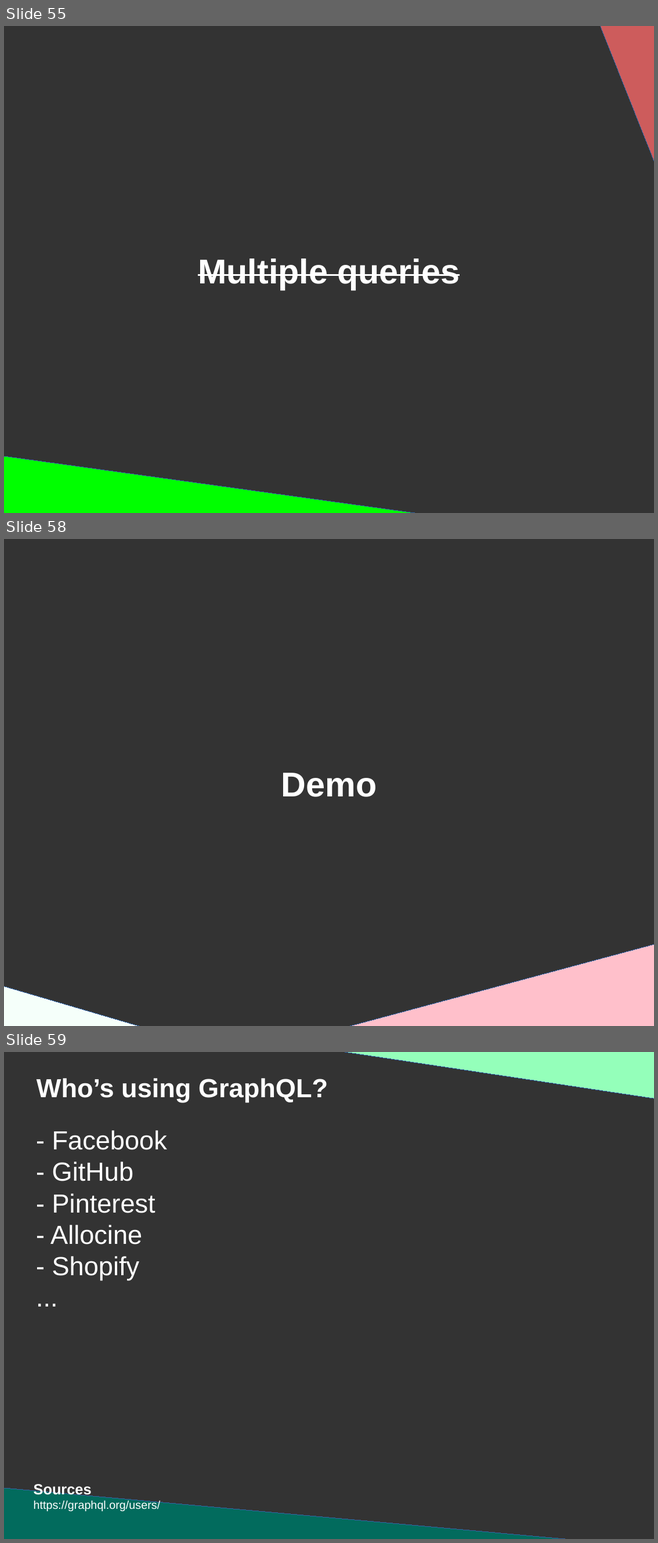
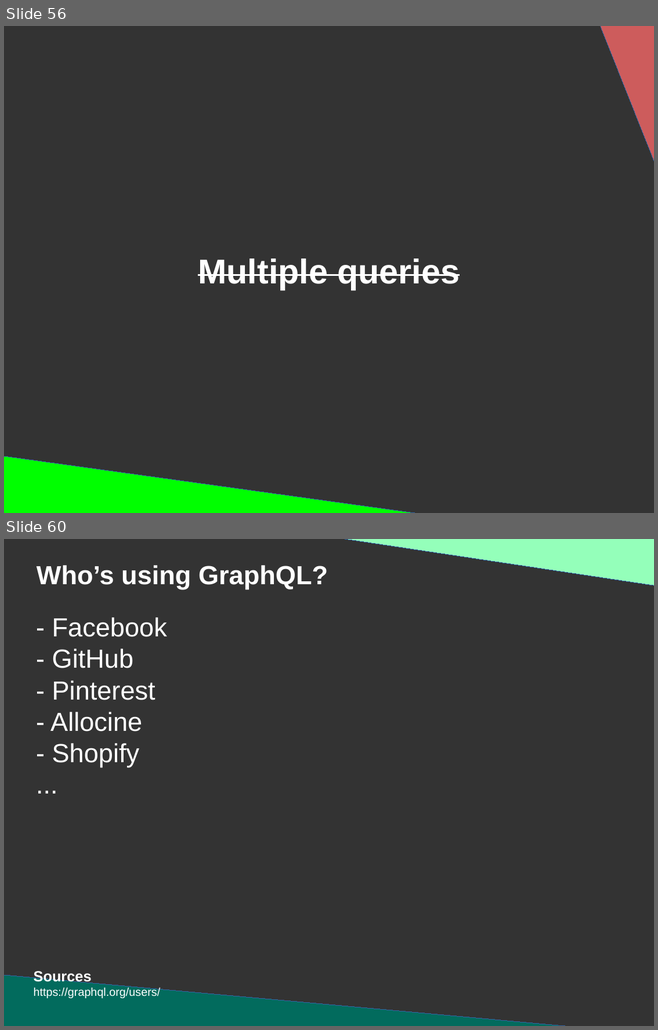
Before and after one commit to DanYellow/presentations, a slide deck: graphql/presentation.odp. Shown one above the other, each under a label of ours: slides 55, 58 and 59 before the commit, slides 56 and 60 after it; the slides between them are not shown. The pictures are 658x1543 and 658x1030 pixels, drawn with LibreOffice and Linux fonts; fonts in the diff are those of the drawing. Boxes give left, top, right and bottom in pixels: in the first picture for what was removed or moved away, otherwise in the second. Text is boxed around its words. In the diff, an @@ line names an element or a change of style, - is before the commit and + after.

```diff
--- a/graphql/presentation.odp
+++ b/graphql/presentation.odp
@@ slide 58 removed at <box>4,539,654,1026</box>, background #333333 @@
@@ title removed at <box>281,773,377,797</box> @@
-Demo
@@ right triangle removed at <box>321,943,654,1026</box> @@
@@ right triangle removed at <box>4,986,310,1026</box> @@
@@ what was slide 55 is now slide 56 @@
@@ what was slide 59 is now slide 60 @@
```
Also in this commit, not shown: 2 slides changed, 2 slides added, 12 other files.
